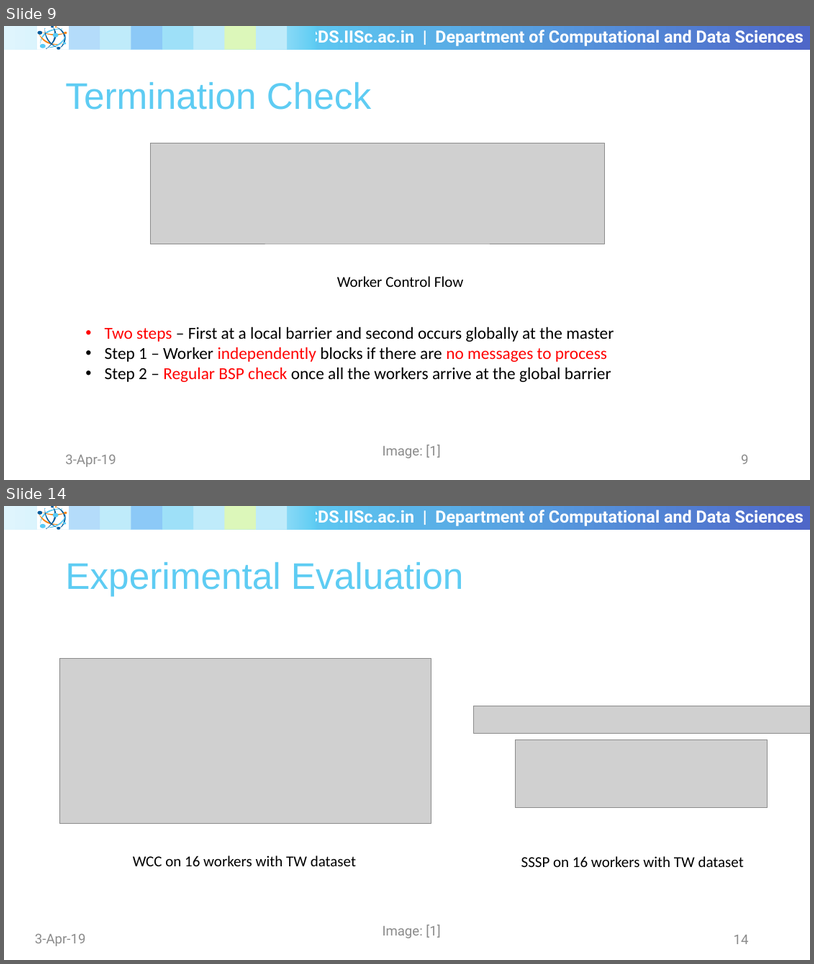
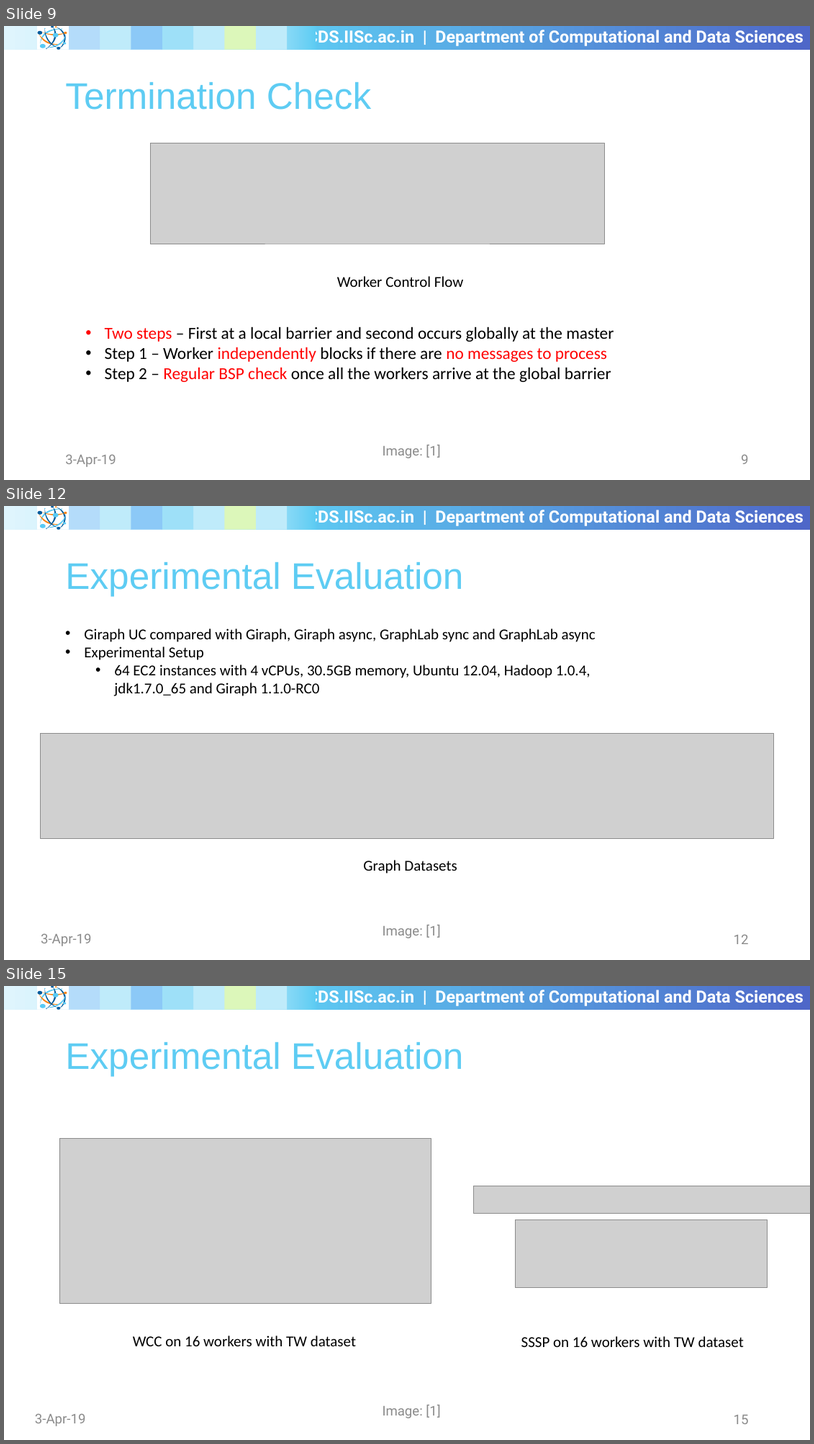
Before and after one commit to shriramrseee/ds256-jan2019, a slide deck: Seminar/Seminar.pptx. Shown one above the other, each under a label of ours: slides 9 and 14 before the commit, slides 9, 12 and 15 after it; the slides between them are not shown. The pictures are 814x964 and 814x1444 pixels, drawn with LibreOffice and Linux fonts; fonts in the diff are those of the drawing; grey boxes stand for pictures; background and template pictures are left out. Boxes give left, top, right and bottom in pixels: in the first picture for what was removed or moved away, otherwise in the second. Text is boxed around its words. In the diff, an @@ line names an element or a change of style, - is before the commit and + after.

```diff
--- a/Seminar/Seminar.pptx
+++ b/Seminar/Seminar.pptx
@@ slide 12 added at (x1=4, y1=506, x2=810, y2=960), background #FFFFFF; not listed: 28 template elements that a slide beside it also shows @@
@@ title added at (x1=65, y1=562, x2=464, y2=596), 44 pt, text #5ECCF3 @@
+Experimental Evaluation
@@ text added at (x1=84, y1=628, x2=596, y2=696), 18 pt, text #000000 @@
+• Giraph UC compared with Giraph, Giraph async, GraphLab sync and GraphLab async
+• Experimental Setup
+  • 64 EC2 instances with 4 vCPUs, 30.5GB memory, Ubuntu 12.04, Hadoop 1.0.4, jdk1.7.0_65 and Giraph 1.1.0-RC0
@@ picture added at (x1=40, y1=733, x2=774, y2=838) @@
@@ text added at (x1=363, y1=860, x2=457, y2=873), 18 pt, text #000000 @@
+Graph Datasets
@@ text added at (x1=41, y1=933, x2=92, y2=946), 16 pt, text #8C8C8C @@
+3-Apr-19
@@ text added at (x1=383, y1=924, x2=440, y2=938), 16 pt, text #8C8C8C @@
+Image: [1]
@@ page number added at (x1=734, y1=934, x2=749, y2=944), 16 pt, text #8C8C8C @@
+12
@@ what was slide 14 is now slide 15 @@
@@ page number at (x1=734, y1=1414, x2=749, y2=1424): text changed @@
-14
+15
```
Also in this commit, not shown: 5 slides changed, 2 other slides added.
